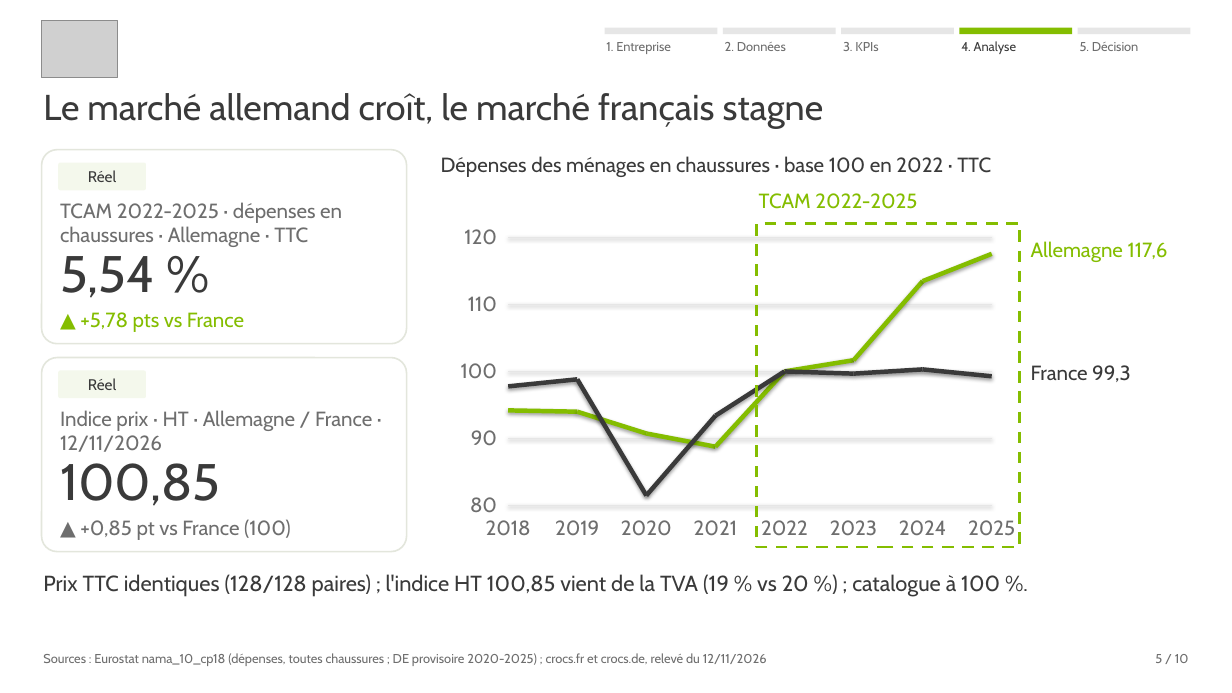
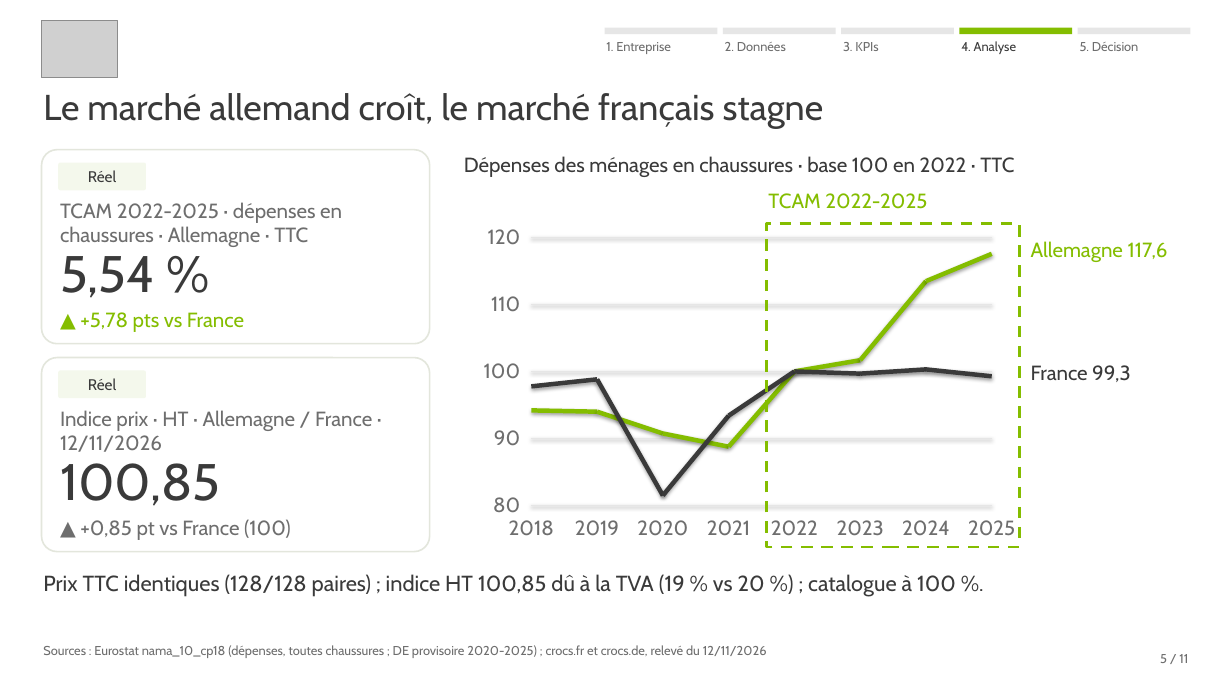
Before and after one commit to jeanlisek/Projet-Crocs-Expansion, a slide deck: slide 5 of slides/Crocs_Expansion_Allemagne_Comex.pptx. Drawn at 1232x693 pixels with LibreOffice and Linux fonts; fonts in the diff are those of the drawing; grey boxes stand for pictures. Boxes give left, top, right and bottom in pixels: in the first picture for what was removed or moved away, otherwise in the second. Text is boxed around its words. In the diff, an @@ line names an element or a change of style, - is before the commit and + after.

```diff
--- a/slides/Crocs_Expansion_Allemagne_Comex.pptx
+++ b/slides/Crocs_Expansion_Allemagne_Comex.pptx
@@ rounded rectangle: place and size @@
-rounded rectangle at (42, 150, 407, 344)
+rounded rectangle at (42, 150, 430, 344)
@@ text "Dépenses des ménages en chaussures ...": place and size @@
-text "Dépenses des ménages en chaussures ..." at (441, 156, 991, 177)
+text "Dépenses des ménages en chaussures ..." at (464, 156, 1014, 177)
@@ text "TCAM 2022-2025": place and size @@
-text "TCAM 2022-2025" at (759, 193, 917, 209)
+text "TCAM 2022-2025" at (768, 193, 927, 209)
@@ line moved from (508, 238) - (992, 238) to (531, 238) - (992, 238) @@
@@ rectangle: place and size @@
-rectangle at (757, 224, 1019, 547)
+rectangle at (767, 224, 1020, 547)
@@ line moved from (854, 360) - (923, 281) to (860, 360) - (926, 281) @@
@@ line moved from (508, 304) - (992, 304) to (531, 304) - (992, 304) @@
@@ rounded rectangle: place and size @@
-rounded rectangle at (42, 358, 407, 552)
+rounded rectangle at (42, 358, 430, 552)
@@ line moved from (508, 372) - (992, 372) to (531, 372) - (992, 372) @@
@@ line moved from (508, 386) - (578, 380) to (531, 386) - (597, 380) @@
@@ line moved from (715, 446) - (785, 372) to (729, 446) - (795, 372) @@
@@ line moved from (715, 416) - (785, 372) to (729, 416) - (795, 372) @@
@@ line moved from (785, 372) - (854, 360) to (795, 372) - (860, 360) @@
@@ line moved from (785, 372) - (854, 373) to (795, 372) - (860, 373) @@
@@ line moved from (508, 410) - (578, 412) to (531, 410) - (597, 412) @@
@@ 2 lines, 1 text: place and size @@
-2 lines, 1 text at (555, 380, 647, 535)
+2 lines, 1 text at (575, 380, 663, 535)
@@ line moved from (508, 439) - (992, 439) to (531, 439) - (992, 439) @@
@@ 2 texts, 2 lines: place and size @@
-2 texts, 2 lines at (621, 416, 737, 535)
+2 texts, 2 lines at (637, 416, 750, 535)
@@ line moved from (508, 506) - (992, 506) to (531, 506) - (992, 506) @@
@@ 6 texts: place and size @@
-6 texts at (461, 229, 531, 535)
+6 texts at (484, 229, 554, 535)
@@ text "2022": place and size @@
-text "2022" at (761, 520, 808, 535)
+text "2022" at (771, 520, 818, 535)
@@ text "2023": place and size @@
-text "2023" at (830, 520, 877, 535)
+text "2023" at (837, 520, 884, 535)
@@ text at (43, 574, 956, 597): text changed @@
-Prix TTC identiques (128/128 paires) ; l'indice HT 100,85 vient de la TVA (19 % vs 20 %) ; catalogue à 100 %.
+Prix TTC identiques (128/128 paires) ; indice HT 100,85 dû à la TVA (19 % vs 20 %) ; catalogue à 100 %.
@@ text "Sources : Eurostat nama_10_cp18 (dépenses, ...": place and size @@
-text "Sources : Eurostat nama_10_cp18 (dépenses, ..." at (43, 653, 767, 666)
+text "Sources : Eurostat nama_10_cp18 (dépenses, ..." at (43, 645, 767, 658)
@@ text at (1160, 654, 1188, 663): text changed @@
-5 / 10
+5 / 11
```
Also in this commit, not shown: 8 other slides changed, 2 slides added, 1 slide removed, 15 other files.
